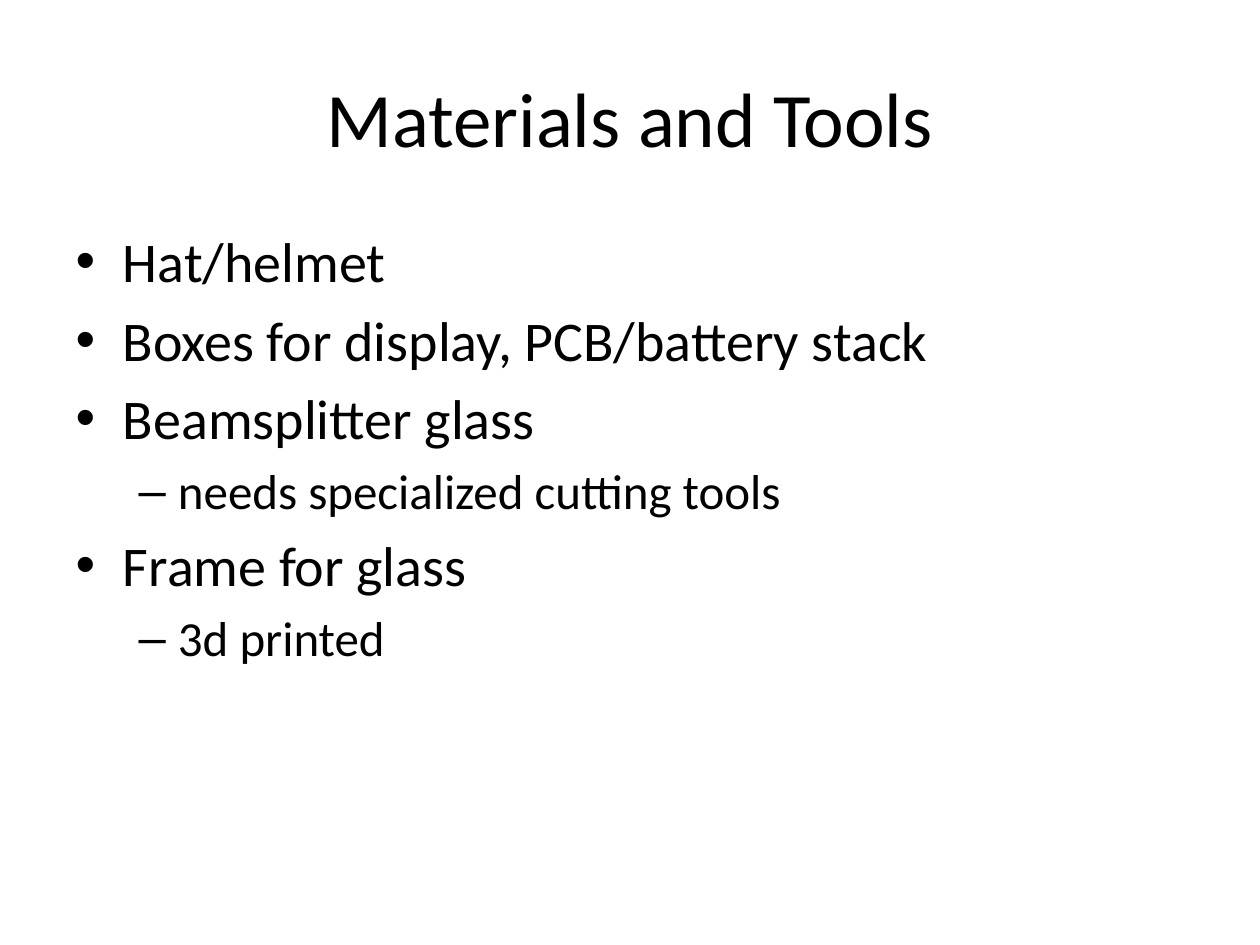
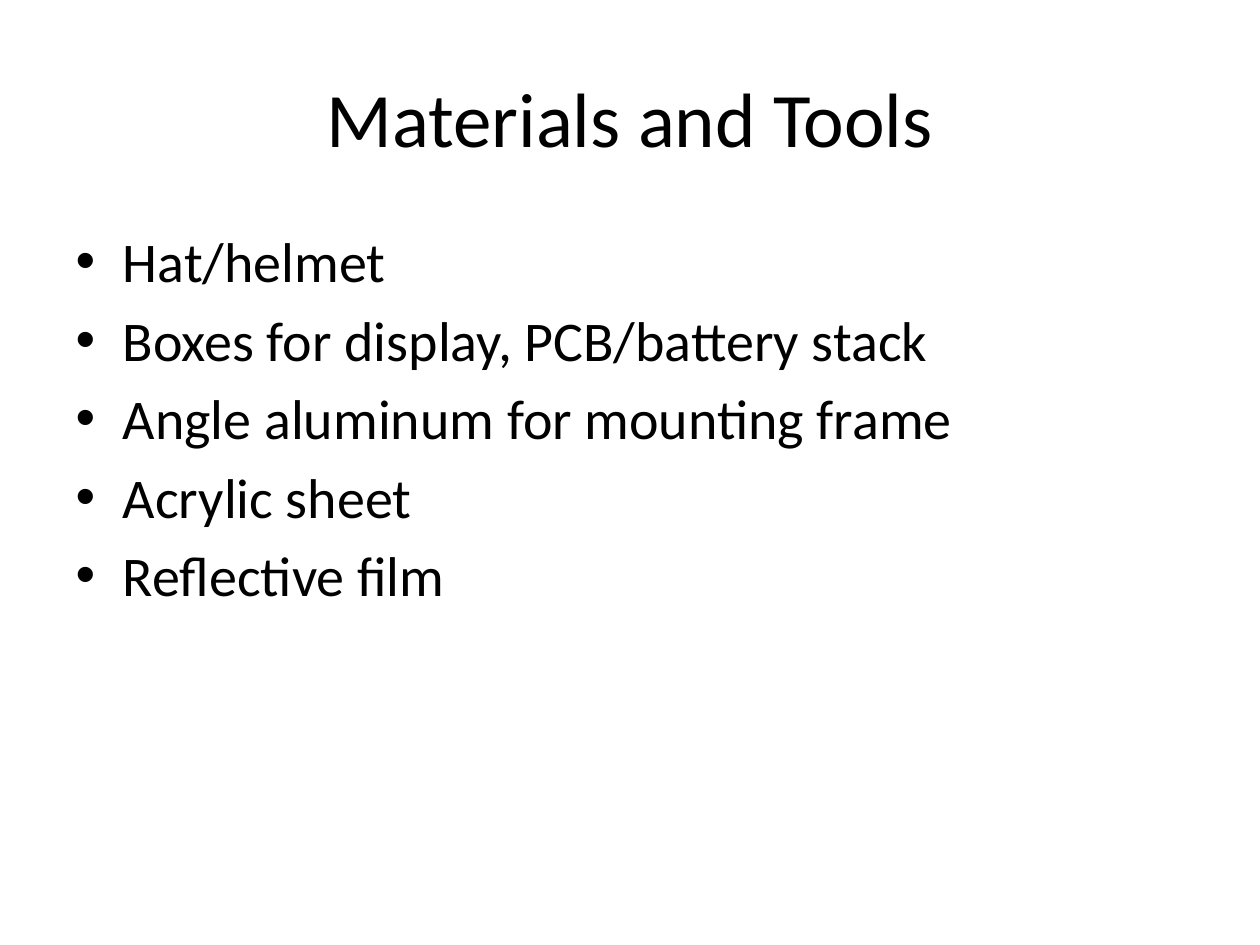
Before and after one commit to snowpuppy/augreality, a slide deck: slide 9 of doc/TCSP 03.pptx (slide 11 before the commit). Drawn at 1260x945 pixels with LibreOffice and Linux fonts; fonts in the diff are those of the drawing. Boxes give left, top, right and bottom in pixels: in the first picture for what was removed or moved away, otherwise in the second. Text is boxed around its words. In the diff, an @@ line names an element or a change of style, - is before the commit and + after.

```diff
--- a/doc/TCSP 03.pptx
+++ b/doc/TCSP 03.pptx
@@ text at (x1=123, y1=400, x2=952, y2=597): text changed; size 28 to 32 pt @@
-• Beamsplitter glass
-  – needs specialized cutting tools
-• Frame for glass
-  – 3d printed
+• Angle aluminum for mounting frame
+• Acrylic sheet
+• Reflective film
```
Also in this commit, not shown: 1 slide added, 3 slides removed.
